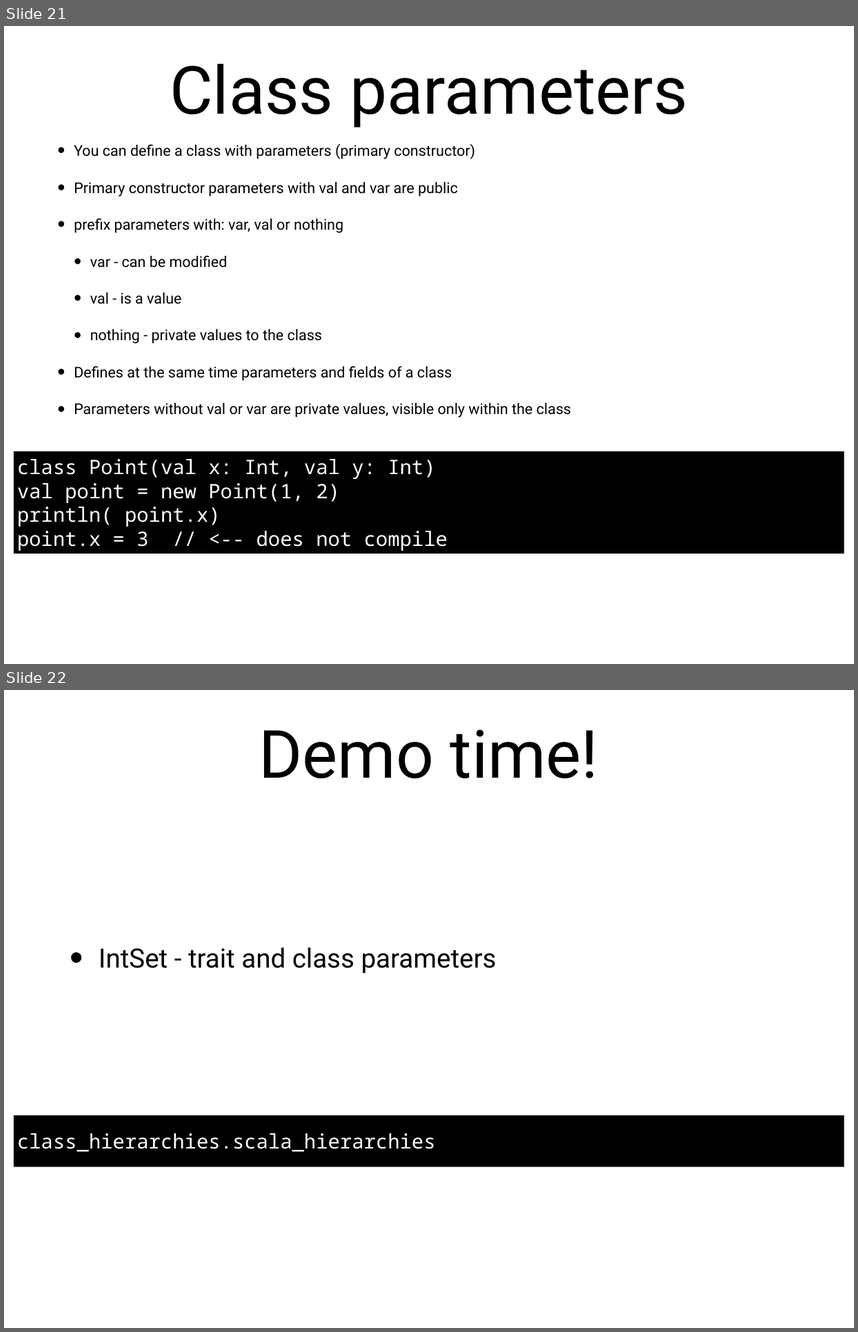
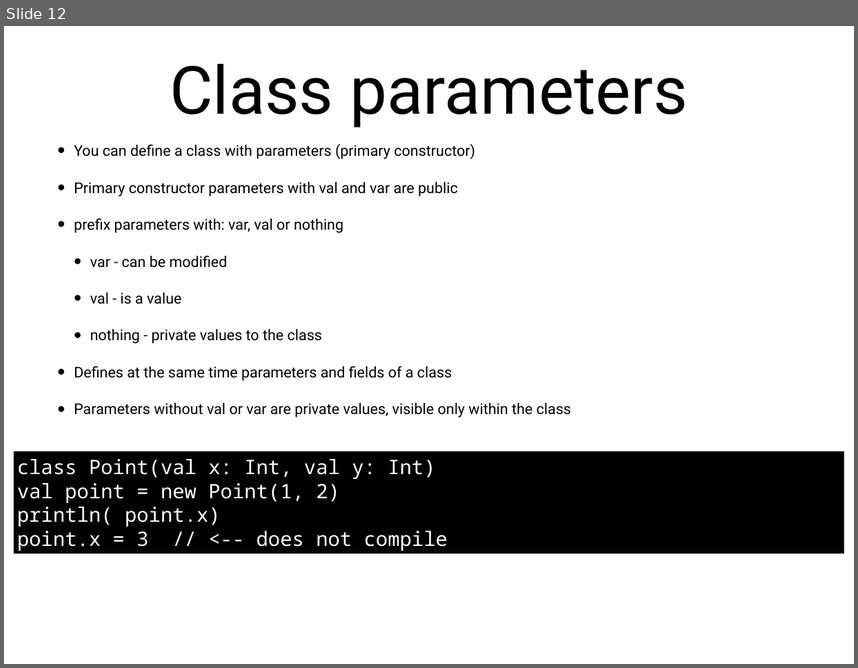
Before and after one commit to LundOgBendsen/LBE2921-Scala, a slide deck: slides/06_class_hierarchies.pptx. Shown one above the other, each under a label of ours: slides 21 and 22 before the commit, slide 12 after it. The pictures are 858x1332 and 858x668 pixels, drawn with LibreOffice and Linux fonts; fonts in the diff are those of the drawing. Boxes give left, top, right and bottom in pixels: in the first picture for what was removed or moved away, otherwise in the second. Text is boxed around its words. In the diff, an @@ line names an element or a change of style, - is before the commit and + after.

```diff
--- a/slides/06_class_hierarchies.pptx
+++ b/slides/06_class_hierarchies.pptx
@@ slide 22 removed at (4, 690, 854, 1328), background #FFFFFF @@
@@ title removed at (259, 729, 599, 778) @@
-Demo time!
@@ text removed at (99, 947, 497, 973) @@
-• IntSet - trait and class parameters
@@ text removed at (14, 1115, 844, 1167) @@
-class_hierarchies.scala_hierarchies
@@ what was slide 21 is now slide 12 @@
```
Also in this commit, not shown: 4 slides changed, 2 slides added, 3 other slides removed, 26 other files.
